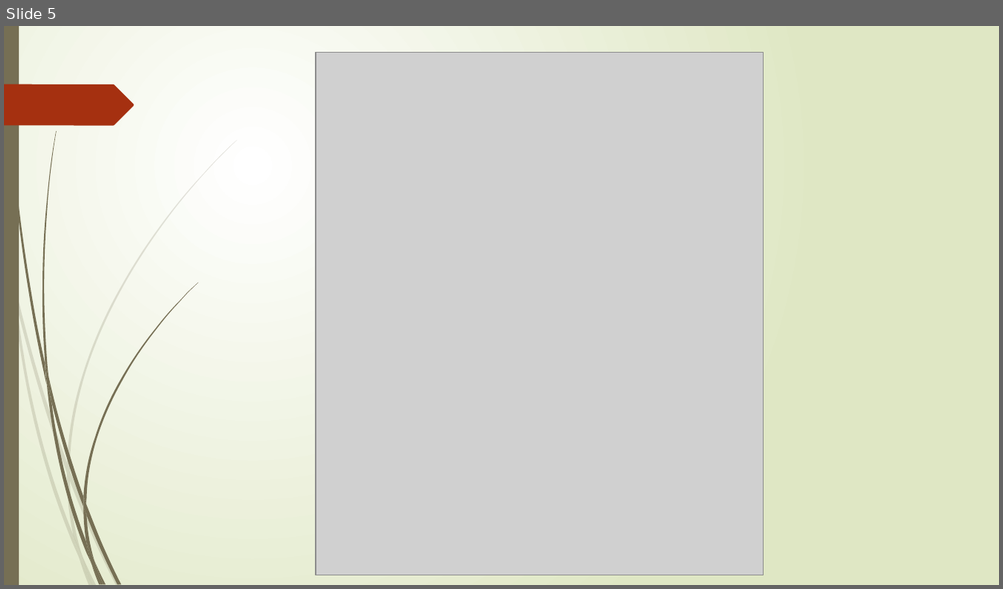
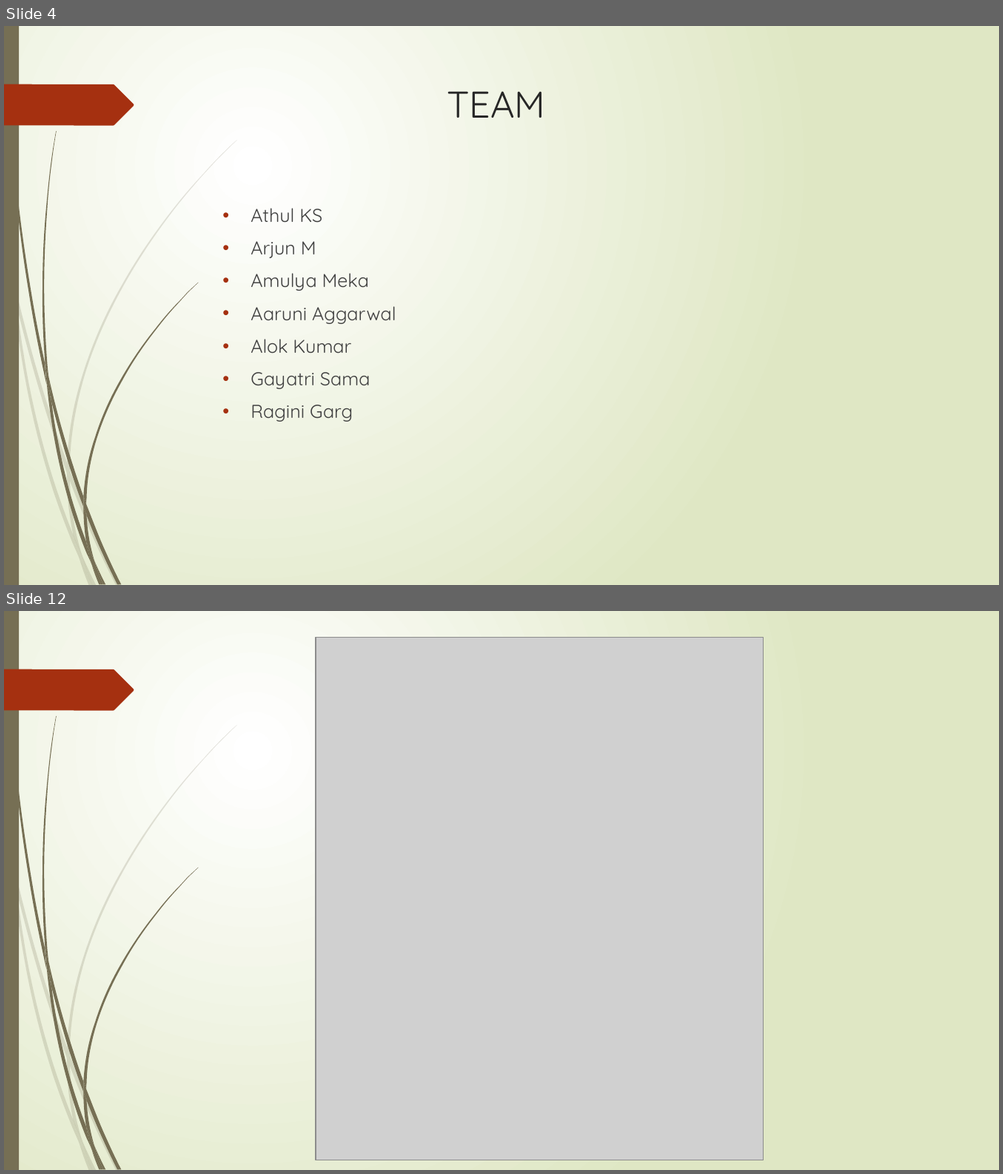
Before and after one commit to Alok0587/QURE, a slide deck: presentation/QURE PPT.pptx. Shown one above the other, each under a label of ours: slide 5 before the commit, slides 4 and 12 after it; the slides between them are not shown. The pictures are 1003x589 and 1003x1174 pixels, drawn with LibreOffice and Linux fonts; fonts in the diff are those of the drawing; grey boxes stand for pictures. Boxes give left, top, right and bottom in pixels: in the first picture for what was removed or moved away, otherwise in the second. Text is boxed around its words. In the diff, an @@ line names an element or a change of style, - is before the commit and + after.

```diff
--- a/presentation/QURE PPT.pptx
+++ b/presentation/QURE PPT.pptx
@@ slide 4 added at (x1=4, y1=26, x2=999, y2=585), background gradient #FFFFFF to #DFE8C4; not listed: 24 template elements that a slide beside it also shows @@
@@ title added at (x1=447, y1=91, x2=545, y2=118), 36 pt, text #262626 @@
+TEAM
@@ text added at (x1=250, y1=208, x2=395, y2=422), 18 pt, text #404040 @@
+• Athul KS
+• Arjun M
+• Amulya Meka
+• Aaruni Aggarwal
+• Alok Kumar
+• Gayatri Sama
+• Ragini Garg
@@ what was slide 5 is now slide 12 @@
```
Also in this commit, not shown: 5 slides changed, 4 other slides added.
